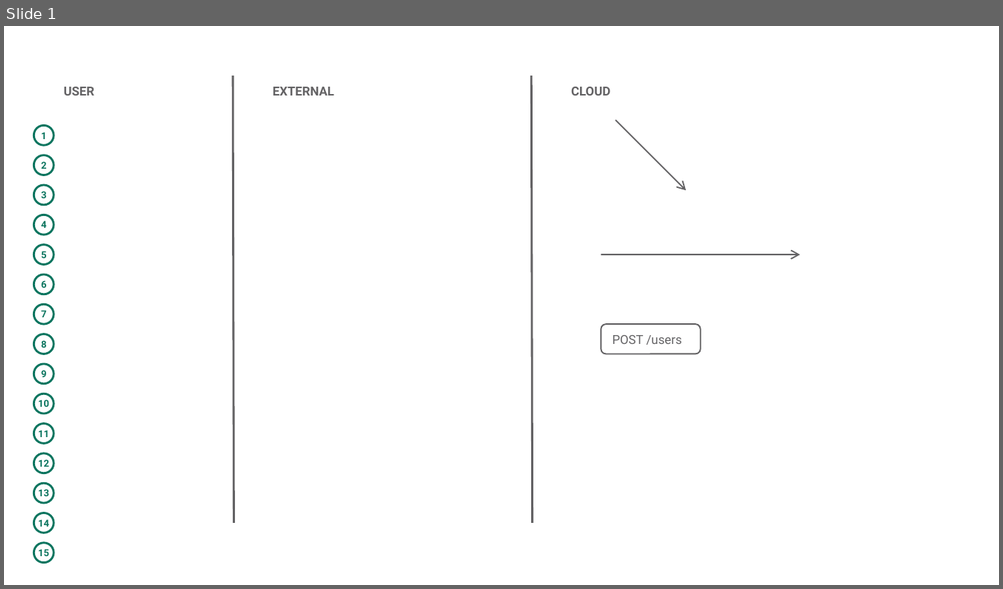
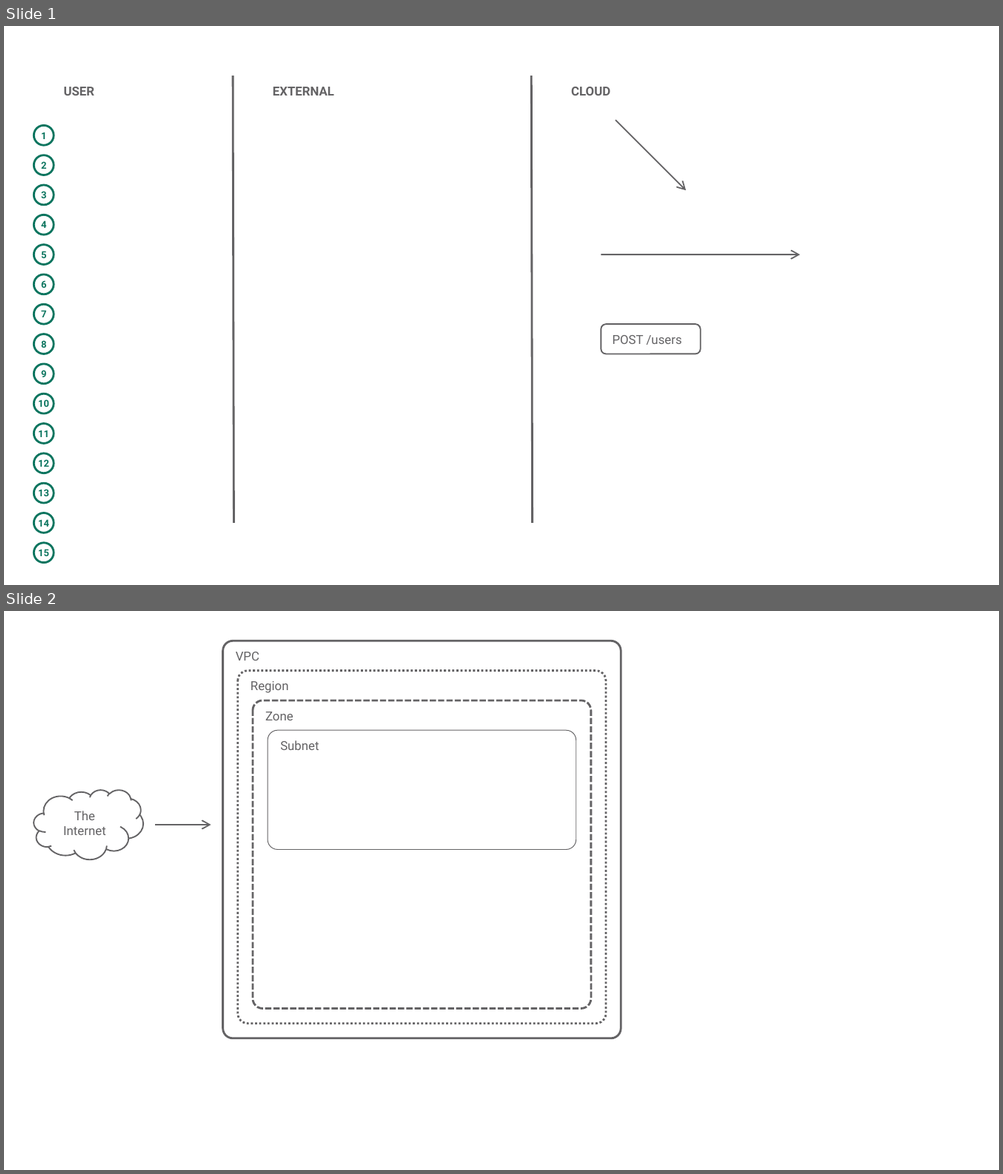
Before and after one commit to l2fprod/myarchitecture, a slide deck: mycatalog-architecture-diagram-template.pptx. Shown one above the other, each under a label of ours: slide 1 before the commit, slides 1 and 2 after it. The pictures are 1003x589 and 1003x1174 pixels, drawn with LibreOffice and Linux fonts; fonts in the diff are those of the drawing. Boxes give left, top, right and bottom in pixels: in the first picture for what was removed or moved away, otherwise in the second. Text is boxed around its words. In the diff, an @@ line names an element or a change of style, - is before the commit and + after.

```diff
--- a/mycatalog-architecture-diagram-template.pptx
+++ b/mycatalog-architecture-diagram-template.pptx
@@ slide 2 added at (4, 611, 999, 1170), background #FFFFFF @@
@@ rounded rectangle added at (223, 641, 620, 1039), fill #FFFFFF, outline #646365 1.5 pt, 9 pt, text #646365 @@
+VPC
@@ rounded rectangle added at (238, 671, 606, 1024), fill #FFFFFF, outline #646365 1.5 pt dashed, 9 pt, text #646365 @@
+Region
@@ rounded rectangle added at (253, 701, 591, 1009), fill #FFFFFF, outline #646365 1.5 pt dashed, 9 pt, text #646365 @@
+Zone
@@ rounded rectangle added at (267, 730, 576, 850), fill #FFFFFF, outline #646365 0.5 pt, 9 pt, text #646365 @@
+Subnet
@@ cloud added at (34, 790, 143, 860), fill #FFFFFF, outline #646365 1 pt, 9 pt, text #646365 @@
+The Internet
@@ arrow added from (155, 825) to (211, 825), #646365 1 pt @@
```
Also in this commit, not shown: 9 slides changed.
